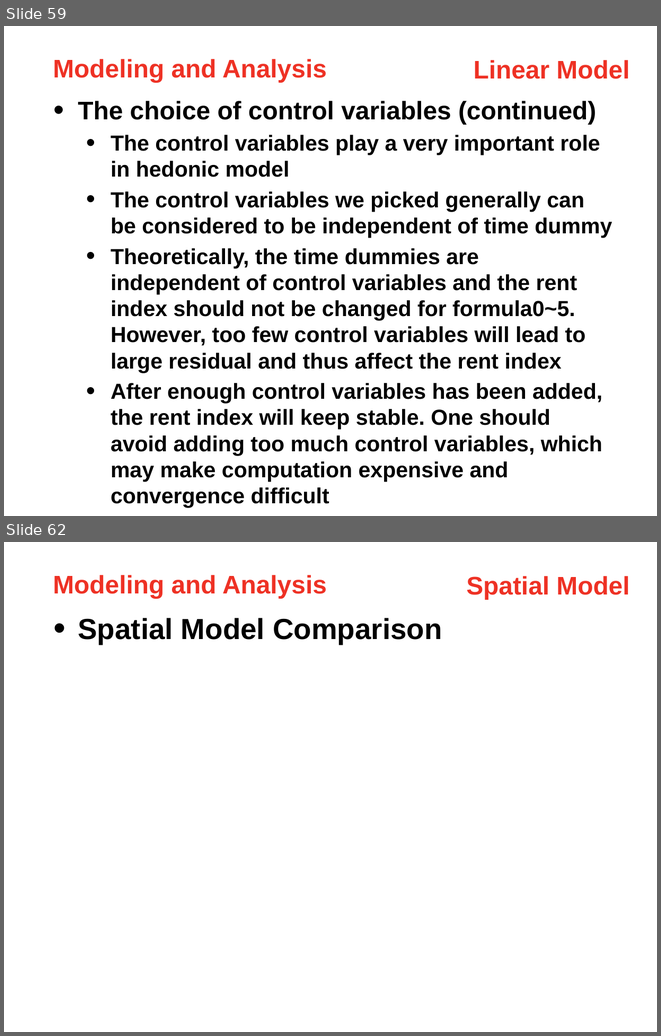
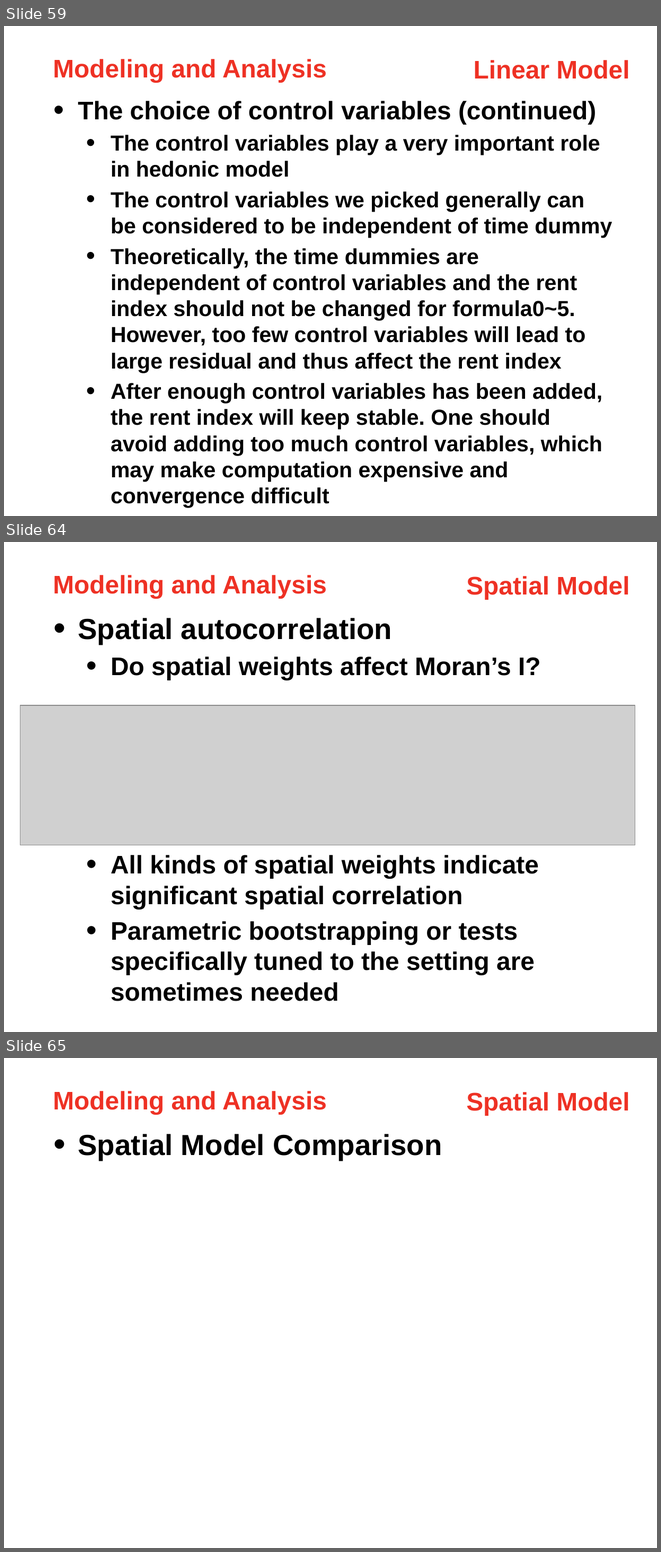
Before and after one commit to linghend/PPR, a slide deck: RentIndex/6_Presentation/RentIndex.pptx. Shown one above the other, each under a label of ours: slides 59 and 62 before the commit, slides 59, 64 and 65 after it; the slides between them are not shown. The pictures are 661x1036 and 661x1552 pixels, drawn with LibreOffice and Linux fonts; fonts in the diff are those of the drawing; grey boxes stand for pictures. Boxes give left, top, right and bottom in pixels: in the first picture for what was removed or moved away, otherwise in the second. Text is boxed around its words. In the diff, an @@ line names an element or a change of style, - is before the commit and + after.

```diff
--- a/RentIndex/6_Presentation/RentIndex.pptx
+++ b/RentIndex/6_Presentation/RentIndex.pptx
@@ slide 64 added at [4,542,657,1032], background #FFFFFF @@
@@ text added at [53,575,327,598], 28 pt, text #EE3124, bold @@
+Modeling and Analysis
@@ text added at [466,576,629,599], 28 pt, text #EE3124, bold @@
+Spatial Model
@@ text added at [78,618,541,1001], 28 pt, text #000000, bold @@
+• Spatial autocorrelation
+  • Do spatial weights affect Moran’s I?
+  • All kinds of spatial weights indicate significant spatial correlation
+  • Parametric bootstrapping or tests specifically tuned to the setting are sometimes needed
@@ picture added at [20,705,635,845] @@
@@ what was slide 62 is now slide 65 @@
```
Also in this commit, not shown: 3 slides changed, 2 other slides added, 4 other files.
